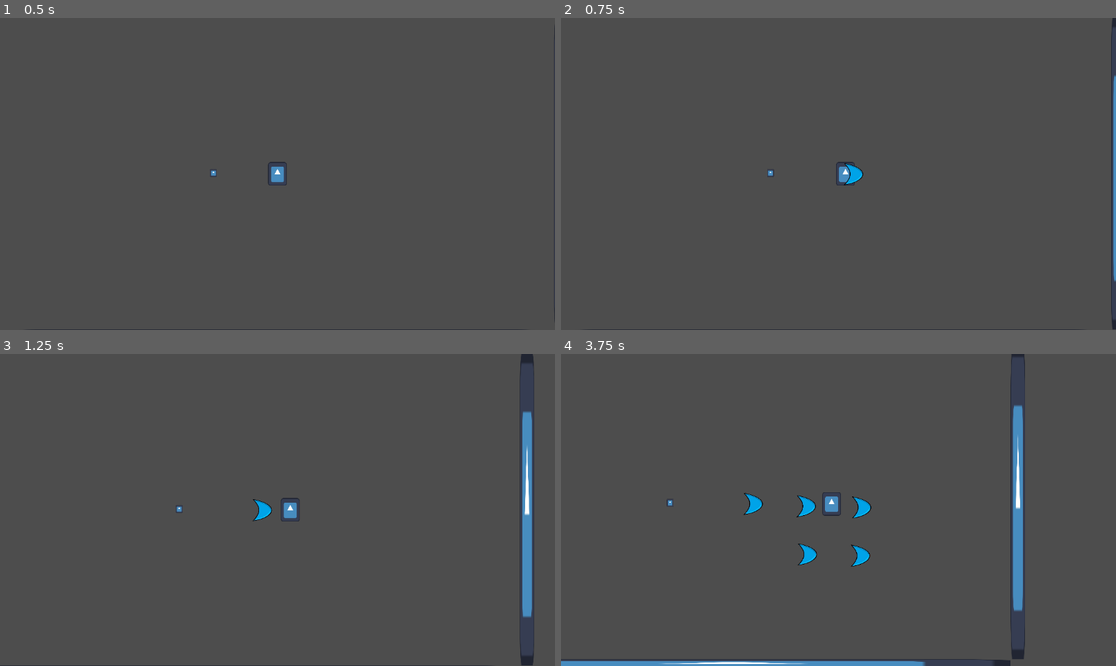
Above: before the commit, frames 1-4 (two rows, left to right).
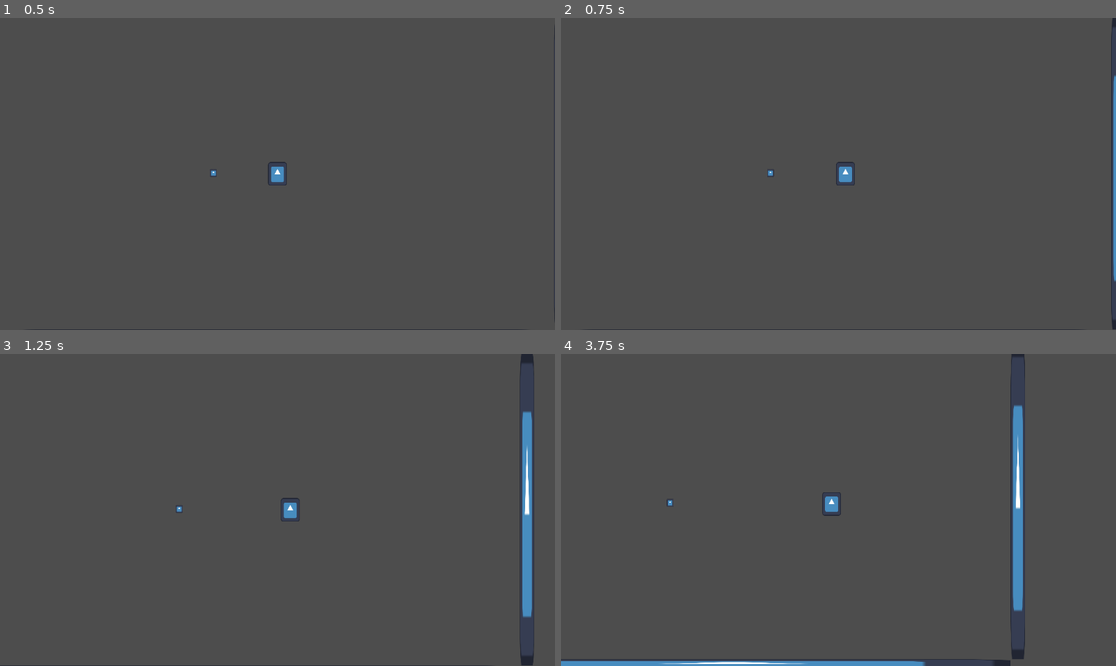
Above: after the commit, the same moments.

Repository: Tarot-Team/Project-Boss-Rush
Game: Godot game, scene res://game.tscn
Same seed, same stepped clock (60 frames per second), same inputs: the game is played once before the commit and once after it. The engine's default icon, where the game draws it, is replaced by a stand-in: a white triangle on a blue panel in a dark square.
Inputs (mouse positions are in pixels of both pictures, inside the frame that each line leads up to):
- Up to frame 1 (0.5 s): no input
- Up to frame 2 (0.75 s): tap Enter at 0.5 s; move the mouse to (960, 158) at 0.52 s; press the mouse at (960, 158) at 0.53 s; hold Right (ui_right) from 0.53 s (still down)
- Up to frame 3 (1.25 s): keep holding Right (ui_right)
- Up to frame 4 (3.75 s): move the mouse to (727, 525) at 1.27 s; release Right (ui_right) at 1.28 s; release the mouse at (727, 525) at 1.28 s; hold Down (ui_down) 1.28-2.03 s; click (727, 525) at 1.35 s; move the mouse to (894, 441) at 2.02 s; press the mouse at (894, 441) at 2.03 s; hold Right (ui_right) 2.03-2.78 s; move the mouse to (810, 572) at 2.77 s; release the mouse at (810, 572) at 2.78 s; hold Up (ui_up) 2.78-3.53 s; click (810, 572) at 2.85 s; move the mouse to (1005, 556) at 3.52 s; press the mouse at (1005, 556) at 3.53 s; hold Left (ui_left) from 3.53 s (still down)

Frame 1 is identical in both runs. In frame 2, 0.1% of the frame differs, in the area x 50-55%, y 46-54%; in frame 3, 0.1%; in frame 4, 0.7%, in the area x 32-56%, y 44-69%.

Commit message:
Swing attack works now

Diff:
--- a/attack.gd
+++ b/attack.gd
@@ -3,7 +3,7 @@
 
 # Called when the node enters the scene tree for the first time.
 func _ready() -> void:
-	get_tree().create_timer(0.3).timeout.connect(queue_free)
+	get_tree().create_timer(0.1).timeout.connect(queue_free)
 	print("creating instance")
 
 func _on_area_entered(area: Area2D) -> void:
@@ -11,6 +11,8 @@
 		area.take_damage(10)
 
 
+
+
 # Called every frame. 'delta' is the elapsed time since the previous frame.
 func _process(delta: float) -> void:
 	pass
--- a/sword_swipe.tscn
+++ b/sword_swipe.tscn
@@ -13,9 +13,12 @@
 scale = Vector2(0.2751679, 0.2486164)
 polygon = PackedVector2Array(616, 404, 639, 312, 687, 259, 708.6582, 268.12793, 742, 314, 765, 404, 689.5045, 404)
 
-[node name="AttackBase" type="Sprite2D" parent="." unique_id=1721567006]
+[node name="Timer" type="Timer" parent="Attack" unique_id=183269990]
+
+[node name="AttackBase" type="Sprite2D" parent="Attack" unique_id=1721567006]
 rotation = 1.5707964
 scale = Vector2(0.19388196, 0.3038095)
 texture = ExtResource("2_nwaai")
 
 [connection signal="body_entered" from="Attack" to="Attack" method="_on_area_entered"]
+[connection signal="timeout" from="Attack/Timer" to="Attack" method="_on_timer_timeout"]
